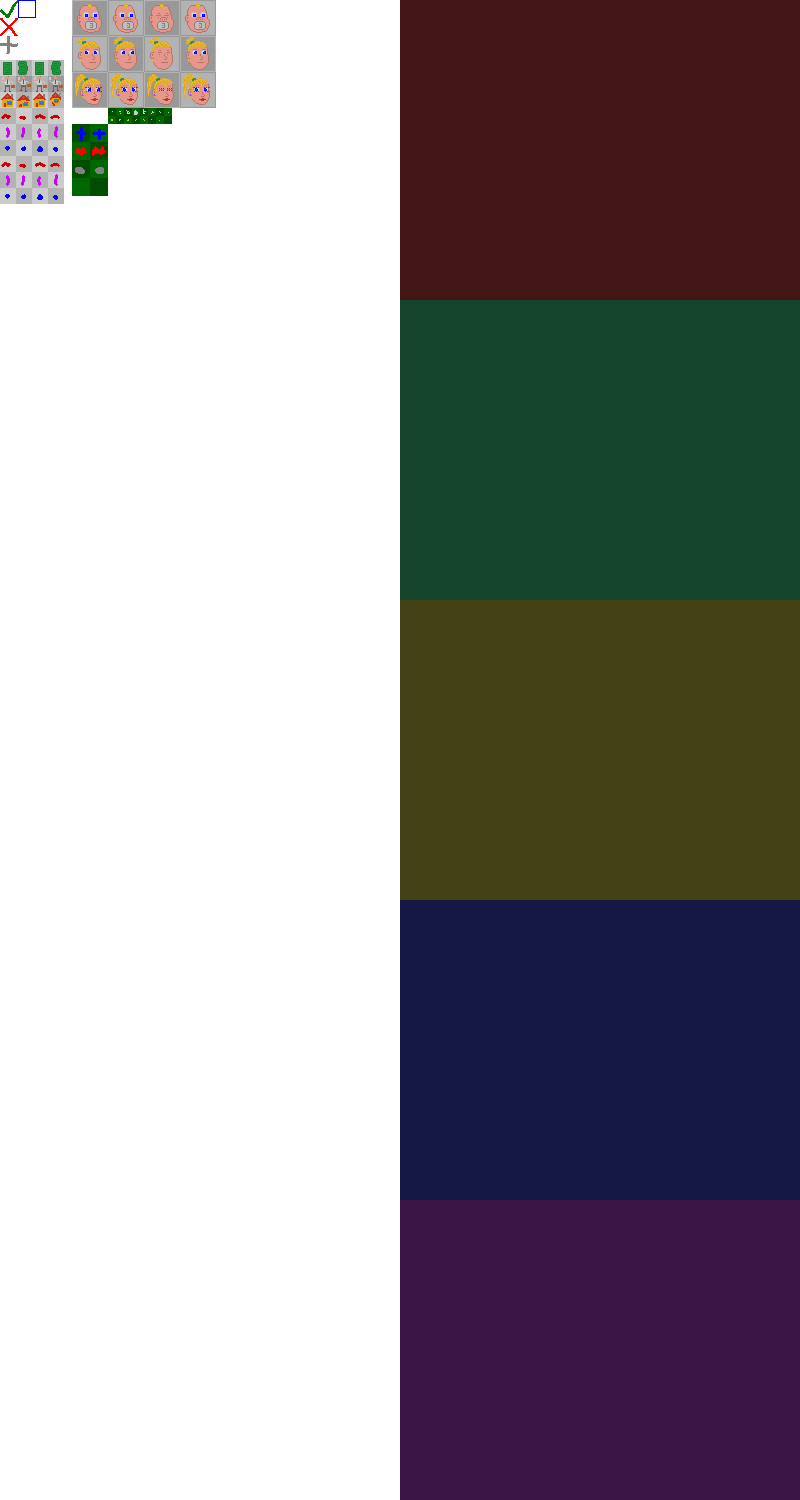
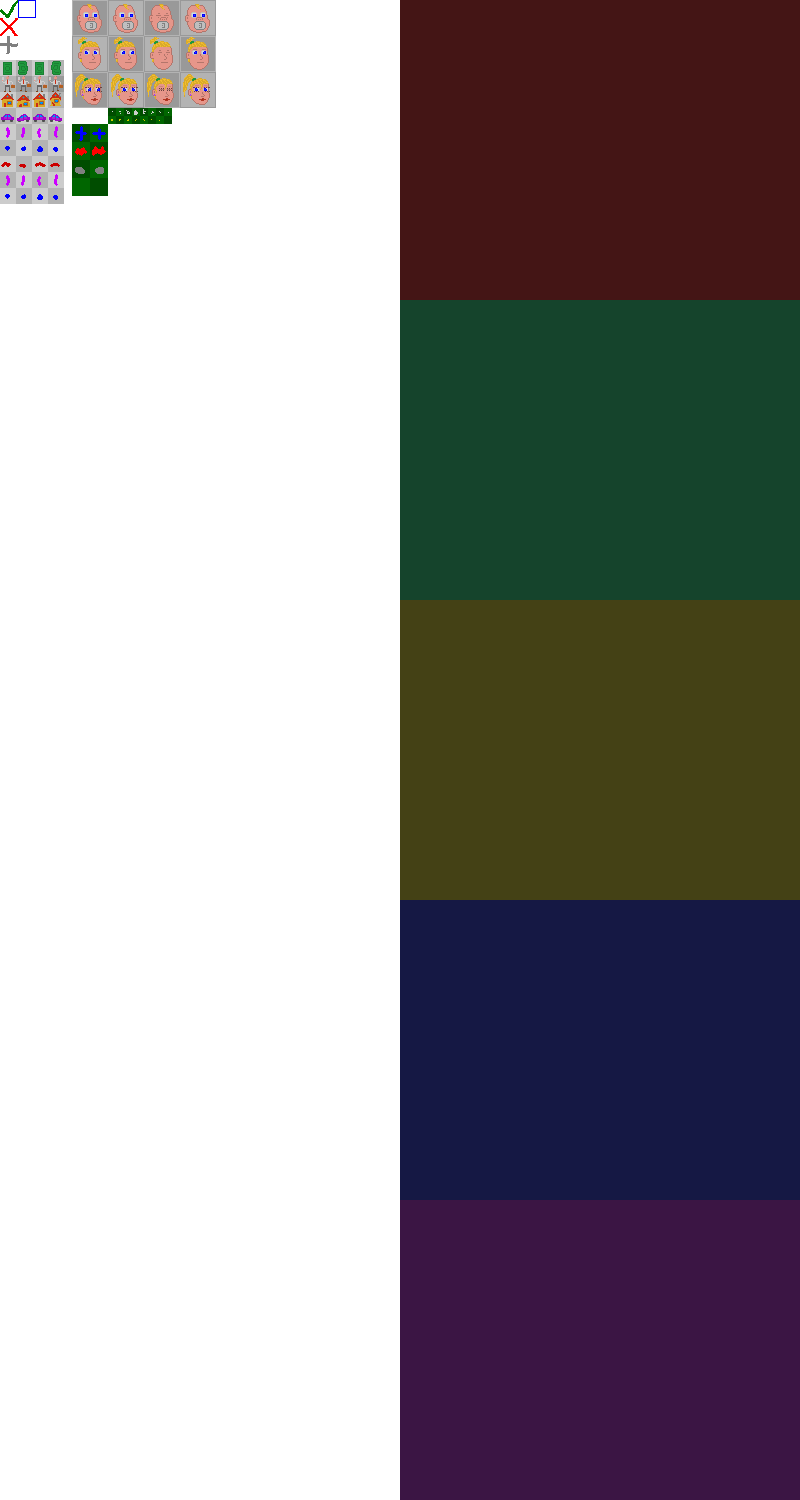
Two versions of the same layered image (800 × 1500). Layer-by-layer changes:
painted on "gfx" over [1, 114, 62, 122]
